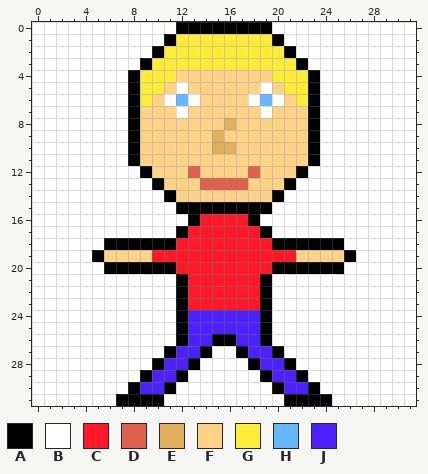
File history of a pixel-art sprite, assets/Personnage jouable.png. Above, as it was before the edit.
The file is 32x32 pixels. Colours within 5 levels of each other are drawn and written as one.
Palette (. is transparent): A #000000  B #ffffff  C #ff1928  D #e0614e  E #e0b05e  F #ffd387  G #ffeb3a  H #66b7ff  J #4d21ff
The same view after the edit:
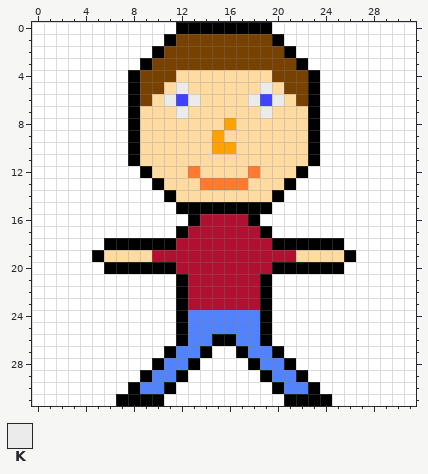
Colours new in this view: K #ebebeb
Edits made:
{"colour":"C","old":"#ff1928","new":"#b21030"}
{"colour":"D","old":"#e0614e","new":"#ff7930"}
{"colour":"E","old":"#e0b05e","new":"#ffa200"}
{"colour":"F","old":"#ffd387","new":"#ffdba2"}
{"colour":"G","old":"#ffeb3a","new":"#794100"}
{"colour":"H","old":"#66b7ff","new":"#4141ff"}
{"colour":"J","old":"#4d21ff","new":"#5182ff"}
{"y":5,"x":12,"old":"B","new":"K"}
{"y":5,"x":19,"old":"B","new":"K"}
{"y":6,"x":11,"old":"B","new":"K"}
{"y":6,"x":13,"old":"B","new":"K"}
{"y":6,"x":18,"old":"B","new":"K"}
{"y":6,"x":20,"old":"B","new":"K"}
{"y":7,"x":12,"old":"B","new":"K"}
{"y":7,"x":19,"old":"B","new":"K"}
